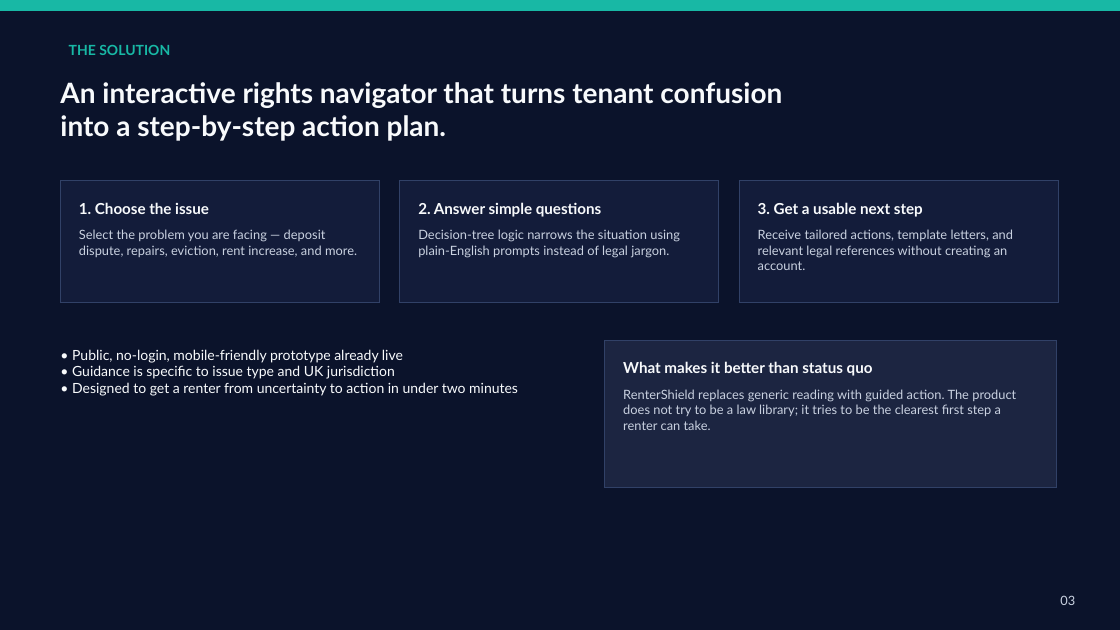
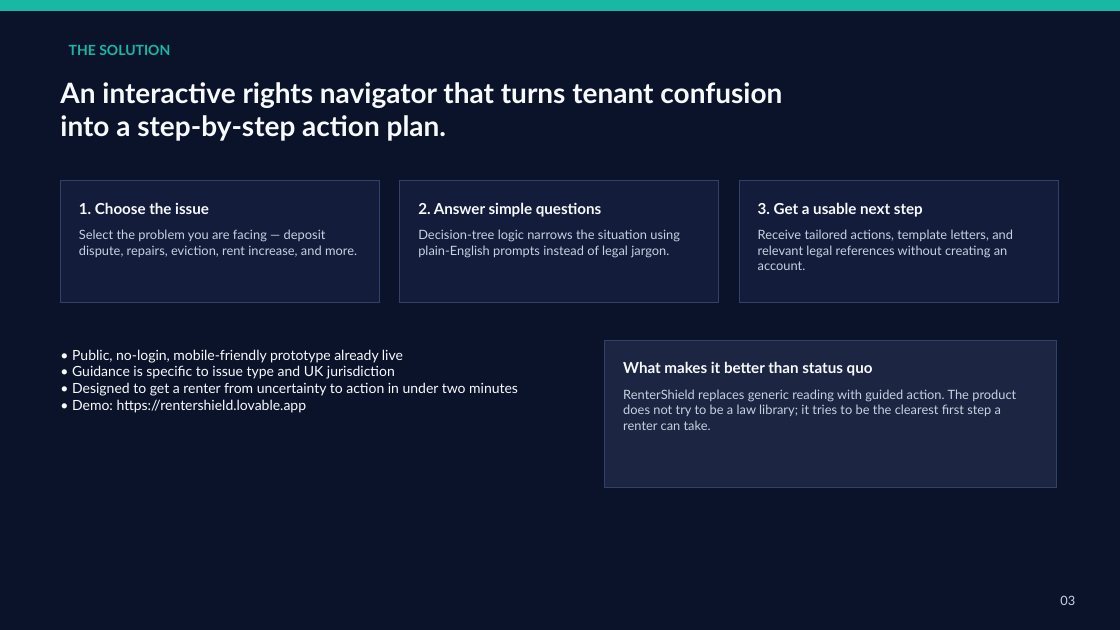
Before and after one commit to gorgectf/RenterShield, a slide deck: slide 3 of public/RenterShield_PitchDeck_Revised.pptx. Drawn at 1120x630 pixels with LibreOffice and Linux fonts; fonts in the diff are those of the drawing. Boxes give left, top, right and bottom in pixels: in the first picture for what was removed or moved away, otherwise in the second. Text is boxed around its words. In the diff, an @@ line names an element or a change of style, - is before the commit and + after.

```diff
--- a/public/RenterShield_PitchDeck_Revised.pptx
+++ b/public/RenterShield_PitchDeck_Revised.pptx
@@ text at <box>72,399,307,413</box>: paragraph added @@
+• Demo: https://rentershield.lovable.app
```
Also in this commit, not shown: 6 other slides changed.
